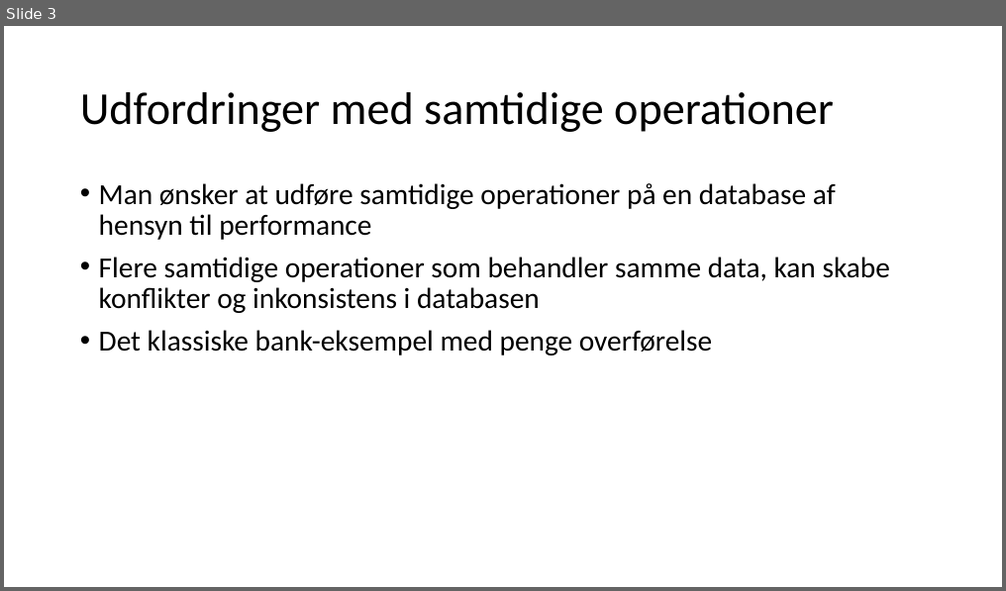
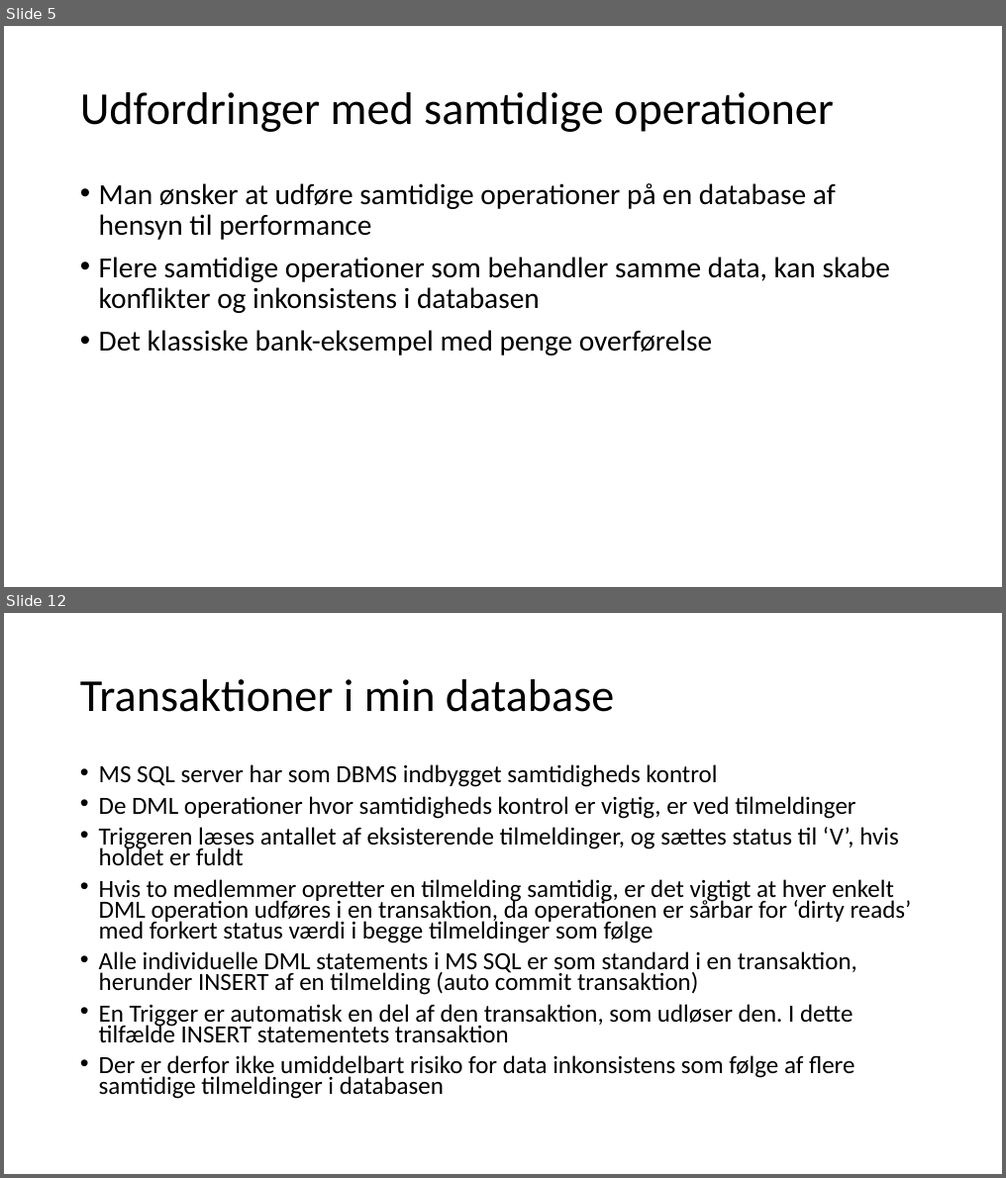
Before and after one commit to JensErikPedersen/misc, a slide deck: eventmanagement/Præsentation.pptx. Shown one above the other, each under a label of ours: slide 3 before the commit, slides 5 and 12 after it; the slides between them are not shown. The pictures are 1006x591 and 1006x1178 pixels, drawn with LibreOffice and Linux fonts; fonts in the diff are those of the drawing. Boxes give left, top, right and bottom in pixels: in the first picture for what was removed or moved away, otherwise in the second. Text is boxed around its words. In the diff, an @@ line names an element or a change of style, - is before the commit and + after.

```diff
--- a/eventmanagement/Præsentation.pptx
+++ b/eventmanagement/Præsentation.pptx
@@ slide 12 added at <box>4,613,1002,1174</box>, background #FFFFFF @@
@@ title added at <box>80,679,614,712</box>, 44 pt, text #000000 @@
+Transaktioner i min database
@@ text added at <box>99,764,912,1099</box>, 23.8 pt, text #000000 @@
+• MS SQL server har som DBMS indbygget samtidigheds kontrol
+• De DML operationer hvor samtidigheds kontrol er vigtig, er ved tilmeldinger
+• Triggeren læses antallet af eksisterende tilmeldinger, og sættes status til ‘V’, hvis holdet er fuldt
+• Hvis to medlemmer opretter en tilmelding samtidig, er det vigtigt at hver enkelt DML operation udføres i en transaktion, da operationen er sårbar for ‘dirty reads’ med forkert status værdi i begge tilmeldinger som følge
+• Alle individuelle DML statements i MS SQL er som standard i en transaktion, herunder INSERT af en tilmelding (auto commit transaktion)
+• En Trigger er automatisk en del af den transaktion, som udløser den. I dette tilfælde INSERT statementets transaktion
+• Der er derfor ikke umiddelbart risiko for data inkonsistens som følge af flere samtidige tilmeldinger i databasen
@@ what was slide 3 is now slide 5 @@
```
Also in this commit, not shown: 6 slides changed, 1 other slide added, 1 slide removed, 1 other file.
